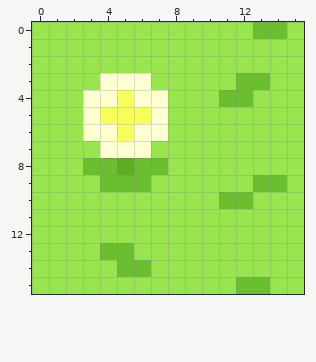
Two states of a pixel-art sprite, Textures/Tileset/Grass Var1.png. The picture above was drawn from the file before the commit.
The file is 32x32 pixels, drawn in blocks of 2x2; one block is one cell here.
After the commit:
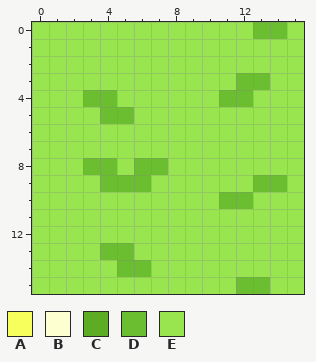
Palette (. is transparent): A #f6ff5b  B #fdffd1  C #5cac24  D #6abe30  E #99e550
From old to new:
Colour A becomes colour D in row 5 at x 4 to 5.
Colour B becomes colour D in row 4 at x 3 to 4.
Colour A becomes colour E in row 4 at x 5; in row 5 at x 6; in row 6 at x 5.
Colour B becomes colour E in row 3 at x 4 to 6; in row 4 at x 6 to 7; in row 5 at x 3 and 7; in row 6 at x 3 to 4 and 6 to 7; in row 7 at x 4 to 6.
Colour C becomes colour E in row 8 at x 5.
Where, in picture pixels (left, top, right, bottom), the same in both pictures:
changed: (83, 73, 168, 175)
